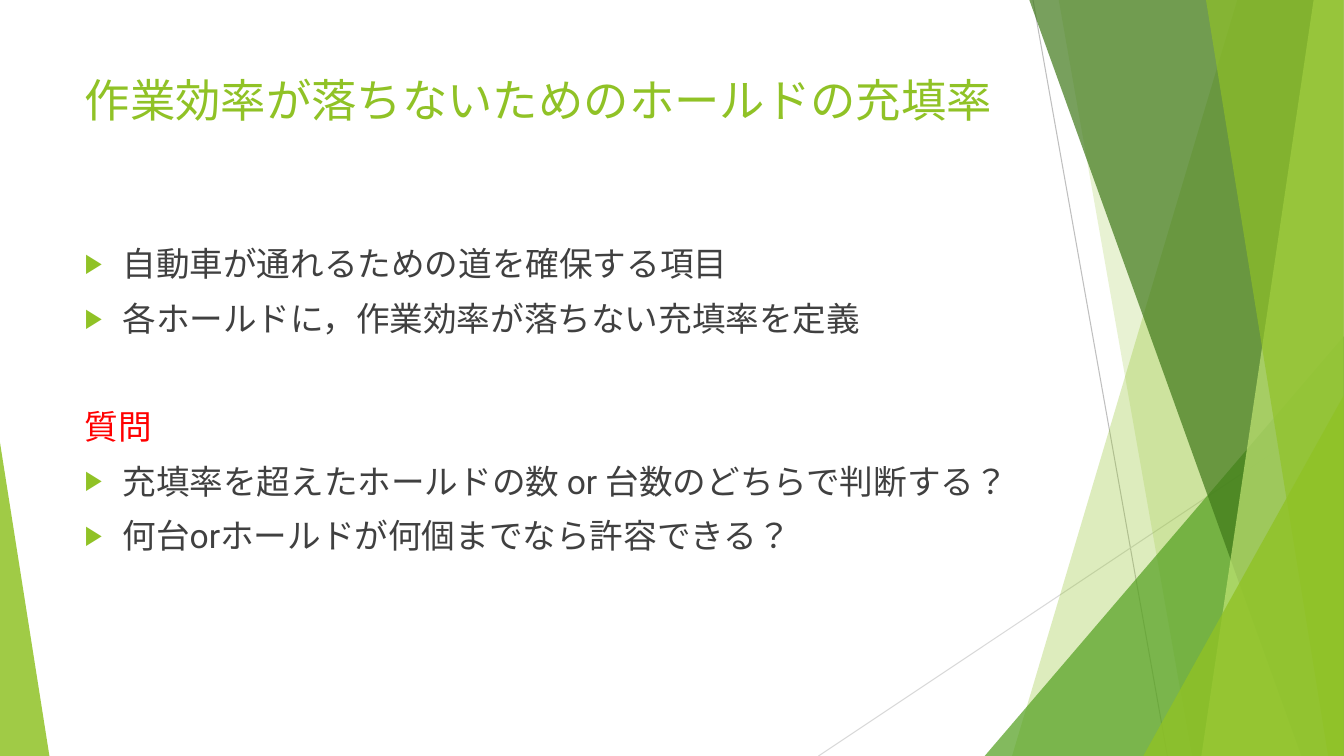
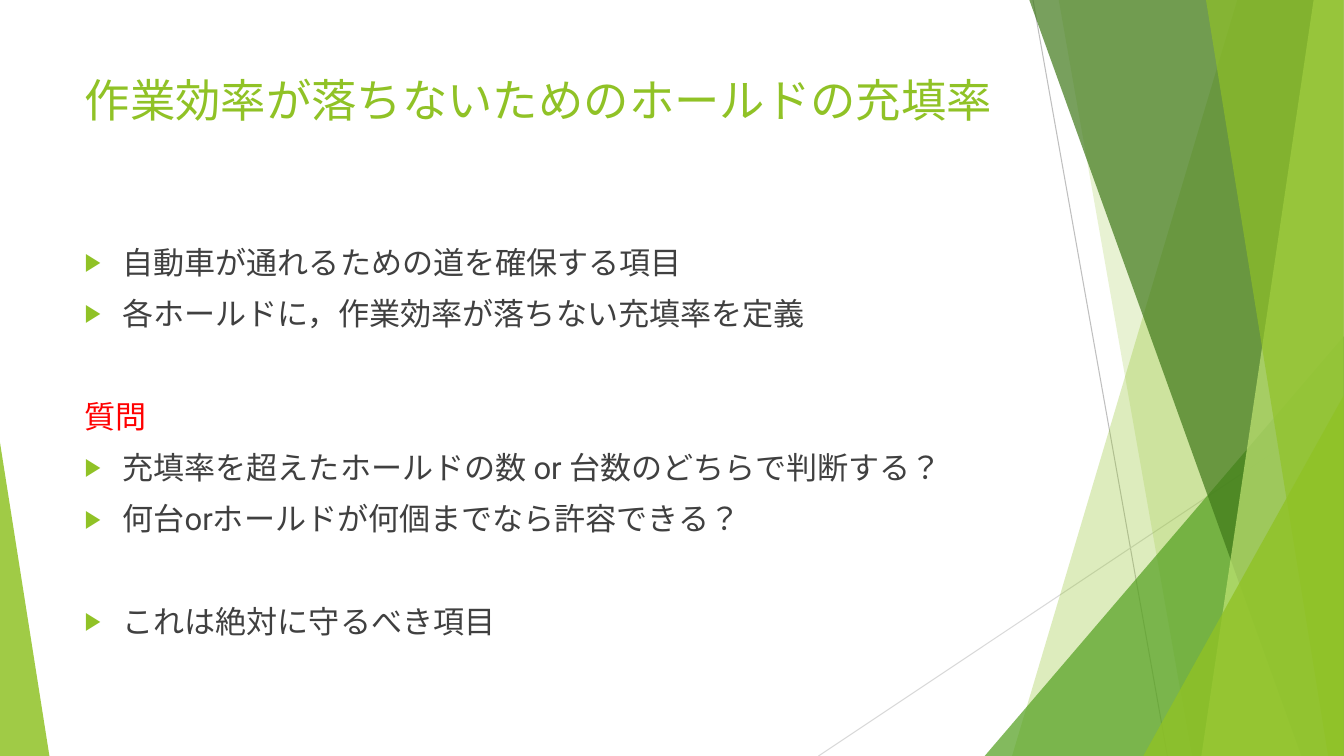
Before and after one commit to r-kurosu/kline_new, a slide deck: slide 13 of 評価項目ヒアリング.pptx. Drawn at 1344x756 pixels with LibreOffice and Linux fonts; fonts in the diff are those of the drawing. Boxes give left, top, right and bottom in pixels: in the first picture for what was removed or moved away, otherwise in the second. Text is boxed around its words. In the diff, an @@ line names an element or a change of style, - is before the commit and + after.

```diff
--- a/評価項目ヒアリング.pptx
+++ b/評価項目ヒアリング.pptx
@@ text at (85,248,942,533): size 24 to 22.2 pt in "自動車が通れるための道を確保する項目", "各ホールドに，作業効率が落ちない充填率を定義", "質問", "充填率を超えたホールドの数 or 台数のどちらで判断する？" and 1 more places @@
@@ text at (123,607,496,636): paragraph added @@
+▶ これは絶対に守るべき項目
```
Also in this commit, not shown: 5 other slides changed.
